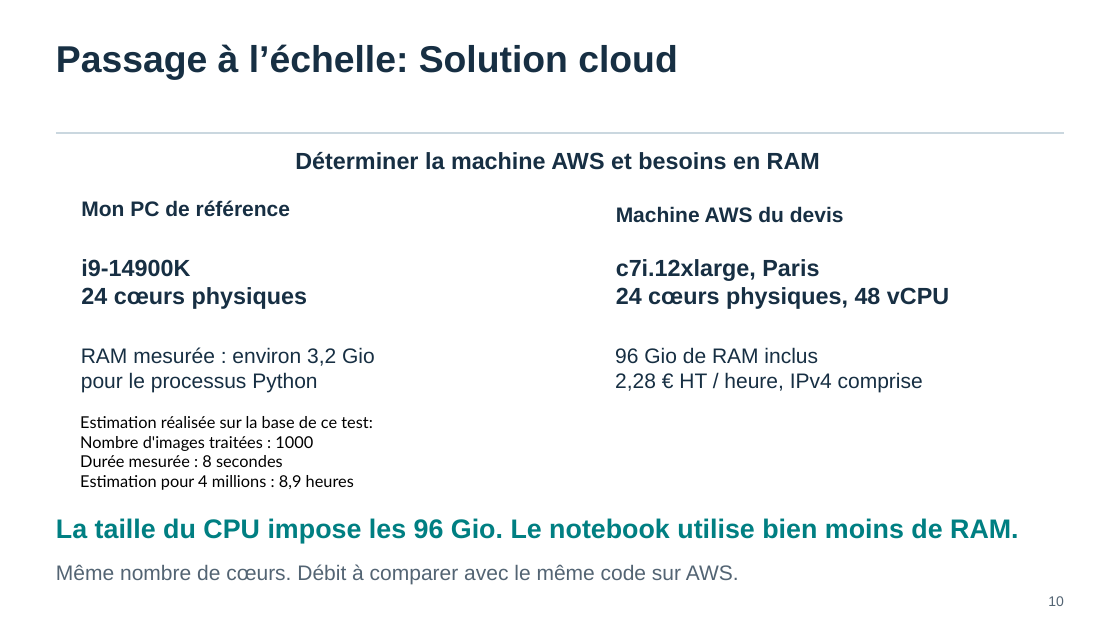
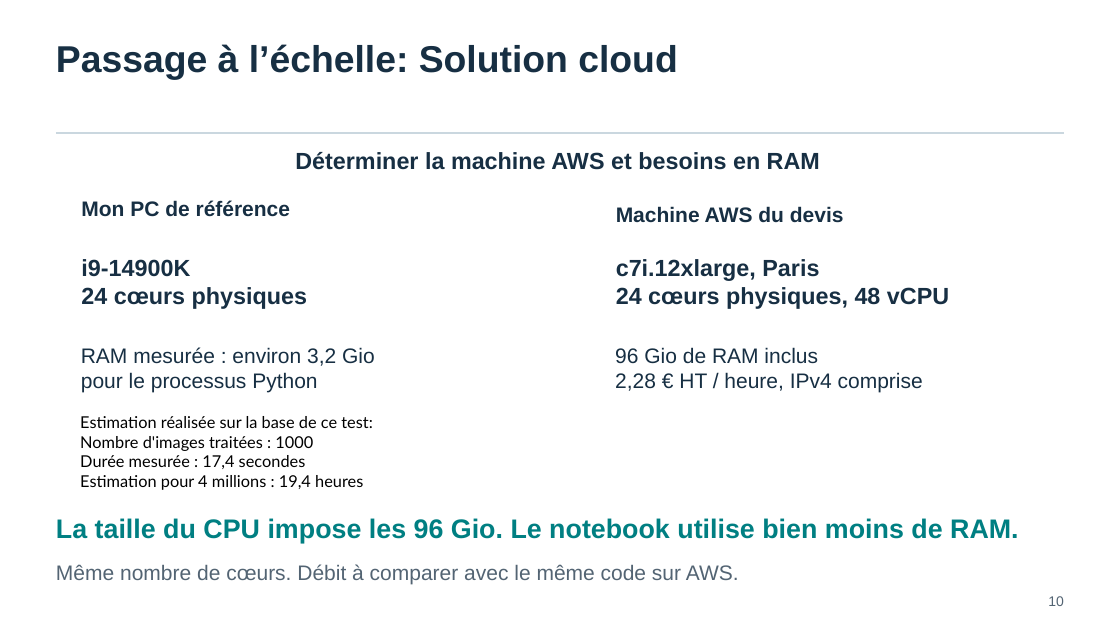
Before and after one commit to Lockeff/Labellisez-et-appliquez-des-approches-semi-supervis-es-en-traitement-d-images, a slide deck: slide 10 of Labellisez et appliquez des approches semi-supervisées en traitement d'images_Ronan_Menguy/Ronan_Menguy_1_Presentation_092026.pptx. Drawn at 1120x630 pixels with LibreOffice and Linux fonts; fonts in the diff are those of the drawing. Boxes give left, top, right and bottom in pixels: in the first picture for what was removed or moved away, otherwise in the second. Text is boxed around its words. In the diff, an @@ line names an element or a change of style, - is before the commit and + after.

```diff
--- a/Labellisez et appliquez des approches semi-supervisées en traitement d'images_Ronan_Menguy/Ronan_Menguy_1_Presentation_092026.pptx
+++ b/Labellisez et appliquez des approches semi-supervisées en traitement d'images_Ronan_Menguy/Ronan_Menguy_1_Presentation_092026.pptx
@@ text at [80,455,363,490]: text changed @@
-Durée mesurée : 8 secondes
-Estimation pour 4 millions : 8,9 heures
+Durée mesurée : 17,4 secondes
+Estimation pour 4 millions : 19,4 heures
```
Also in this commit, not shown: 4 other slides changed, 29 other files.
